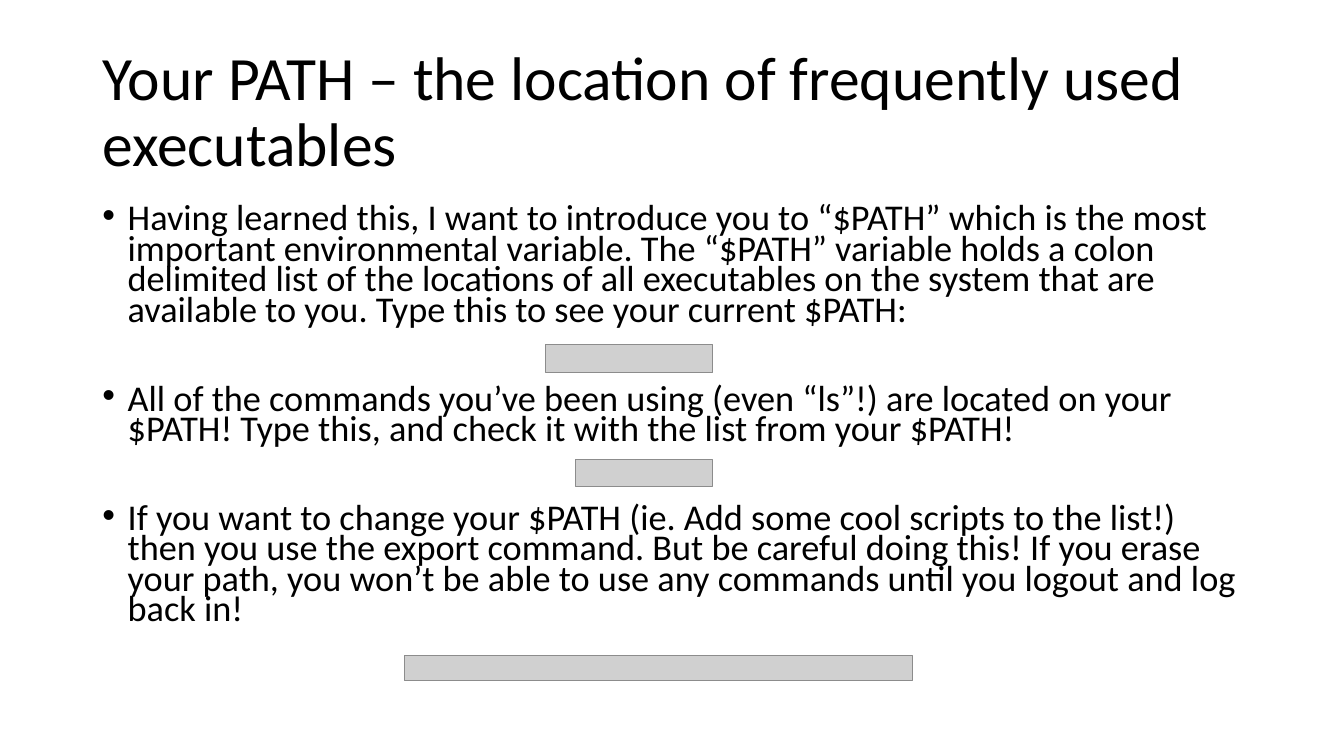
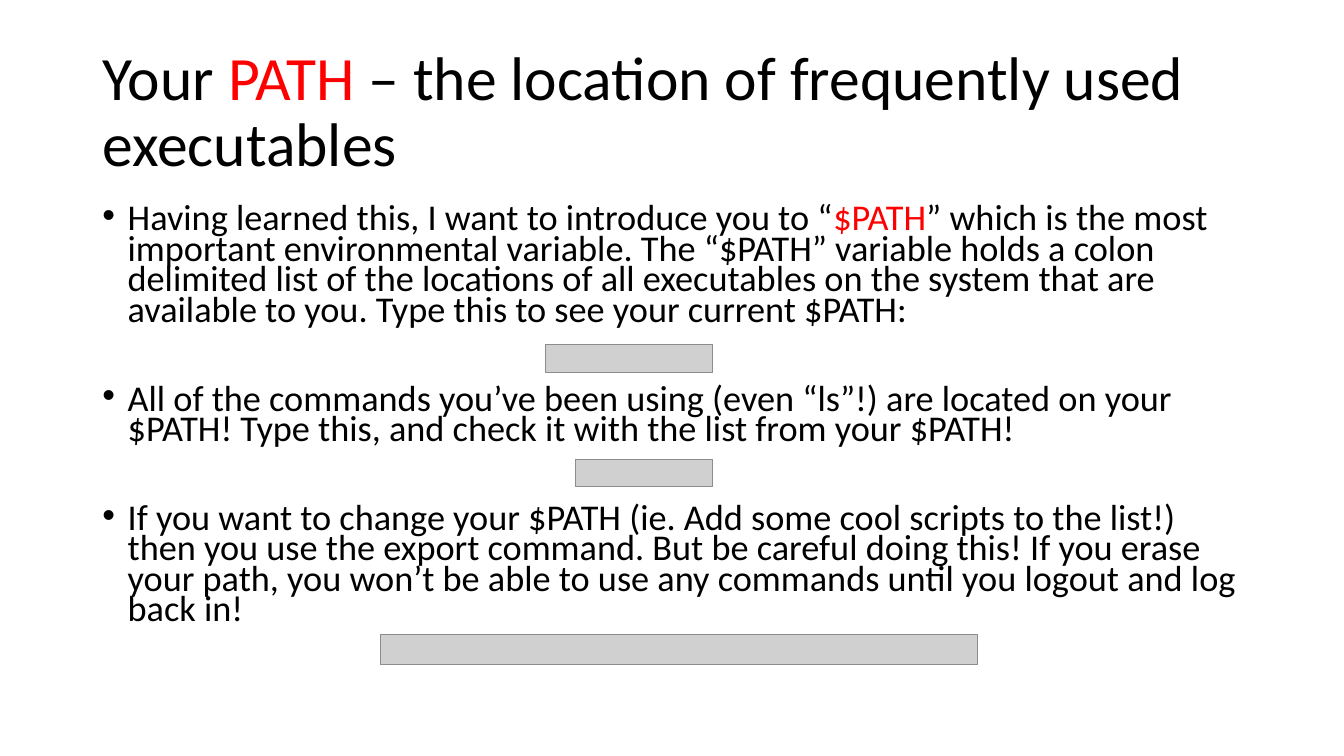
Before and after one commit to haibol2016/BioinformaticsTrainingWorkshop, a slide deck: slide 5 of 1.Unix/presentations/advanced_command_line_tutorial.pptx. Drawn at 1344x756 pixels with LibreOffice and Linux fonts; fonts in the diff are those of the drawing; grey boxes stand for pictures. Boxes give left, top, right and bottom in pixels: in the first picture for what was removed or moved away, otherwise in the second. Text is boxed around its words. In the diff, an @@ line names an element or a change of style, - is before the commit and + after.

```diff
--- a/1.Unix/presentations/advanced_command_line_tutorial.pptx
+++ b/1.Unix/presentations/advanced_command_line_tutorial.pptx
@@ title "Your PATH – the location ..." at [102, 57, 1183, 167]: text colour #000000 to #FF0000 in "PATH" @@
@@ text at [128, 204, 1207, 328]: text colour #000000 to #FF0000 in "“$PATH”" @@
@@ picture: place and size @@
-picture at [404, 656, 912, 682]
+picture at [380, 635, 977, 664]
```
Also in this commit, not shown: 25 other slides changed, 6 slides added, 2 slides removed, 3 other files.
